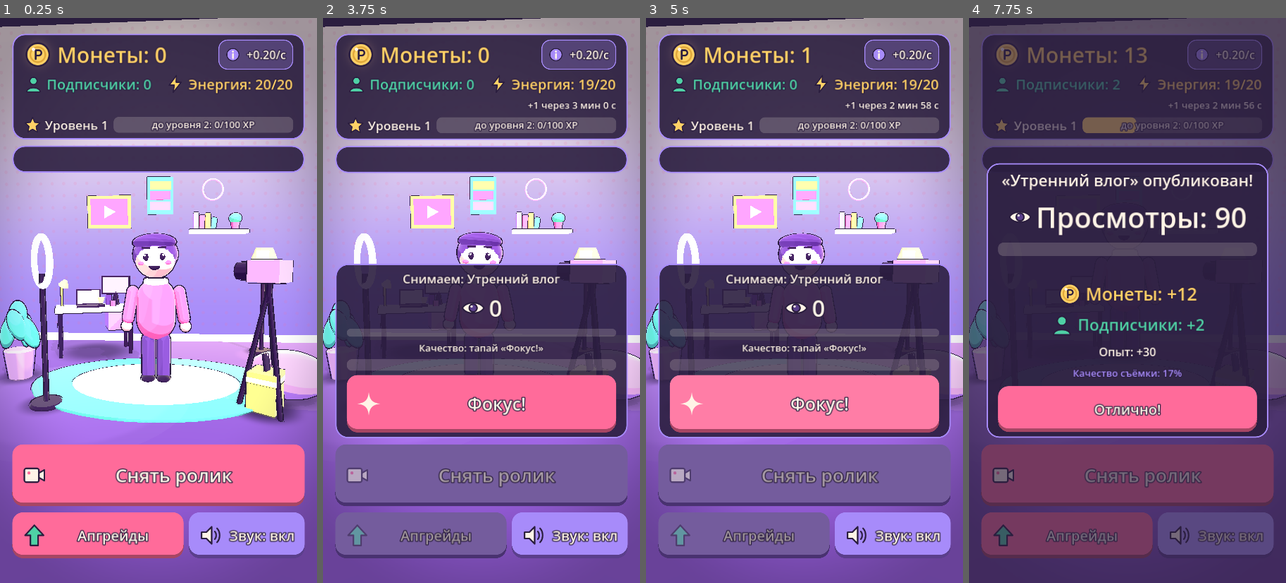
Above: before the commit, frames 1-4 (left to right).
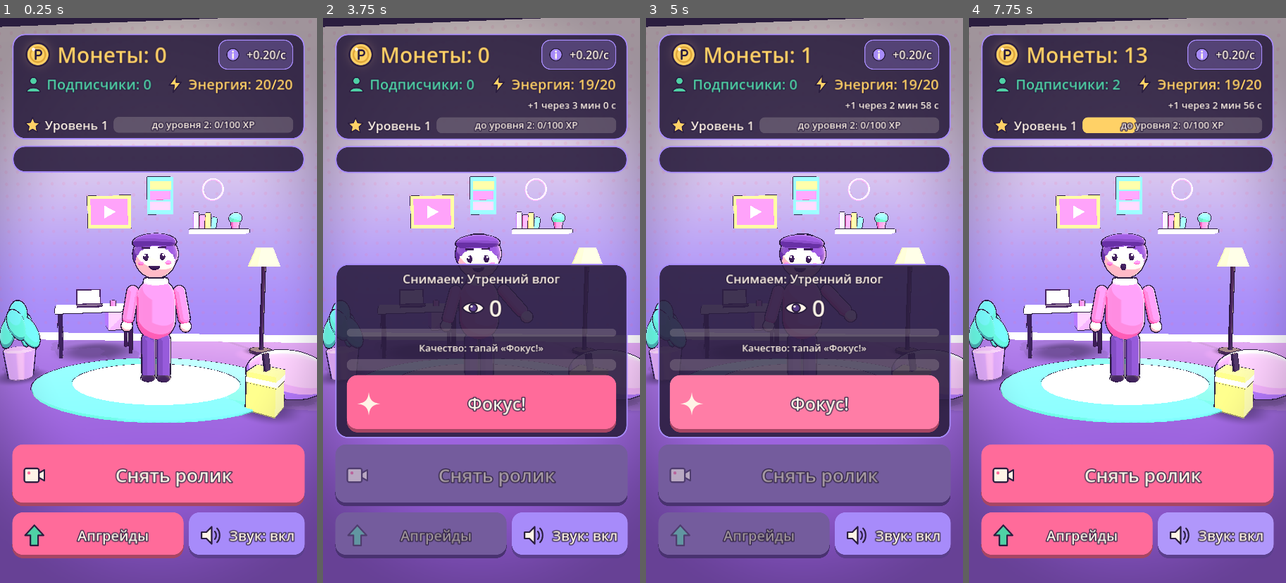
Above: after the commit, the same moments.

Repository: mcvadi777-code/clipstar
Game: Godot game, scene res://scenes/main.tscn
The game is run twice, just before and just after one commit, with the same random seed, the same clock (stepped at 60 frames per second) and the same inputs.
Inputs:
- Up to frame 1 (0.25 s): no input
- Up to frame 2 (3.75 s): click "+0.20/с" at 0.5 s; click "Снять ролик" at 1.25 s; click "Апгрейды" at 2 s; click "Звук: вкл" at 2.75 s; click "Утренний влог охват x1.0 · эн…" at 3.5 s
- Up to frame 3 (5 s): click "Фокус!" at 4.25 s
- Up to frame 4 (7.75 s): click "+0.20/с" at 5 s; click "Фокус!" at 5.75 s; click "Звук: вкл" at 6.5 s; click "Звук: выкл" at 7.25 s

The runs differ from the first frame. In frame 1, 3.6% of the frame differs, in the area x 1-94%, y 38-72%; in frame 2, 0.8%; in frame 3, 0.7%; in frame 4, 82%, in the area x 0-100%, y 0-100%.
Error before the commit: Invalid assignment of property or key 'material_override' with value of type 'StandardMaterial3D' on a base object of type 'null instance'. (res://scripts/stud…
Error after the commit: Invalid assignment of property or key 'text' with value of type 'String' on a base object of type 'null instance'. (res://scripts/ui/hud.gd:81)

Commit message:
step3: scripts/studio/studio.gd

Diff:
--- a/scripts/studio/studio.gd
+++ b/scripts/studio/studio.gd
@@ -1,60 +1,137 @@
 extends Node3D
-## 3D-студия из примитивов: Мира (капсула + сфера) за столом, камера на штативе, лампа «REC».
-## Анимации кодом: дыхание в простое, активная жестикуляция при съёмке, прыжок радости.
+## 3D-студия: свет, пропсы, Мира и визуальные уровни апгрейдов.
+##   camera: уровень 0 — телефон на коробке; с 1-го — камера на штативе, объектив растёт, с 3-го — накамерный свет.
+##   light:  с 1-го уровня — кольцевая лампа, с каждым уровнем ярче и сама лампа, и ключевой свет.
+##   desk:   стол шире с каждым уровнем; 2 — второй монитор, 3 — настольная лампа, 4 — колонки, 5 — кубок.
+## Сок: тряска камеры, вспышка, мигающая лампа REC, реакция Миры на итог ролика.
 
-@onready var _mira: Node3D = $Mira
-@onready var _head: MeshInstance3D = $Mira/Head
-@onready var _camera_rig: Node3D = $CameraRig
-@onready var _lens: MeshInstance3D = $CameraRig/Lens
-@onready var _rec_light: OmniLight3D = $RecLight
+const MiraScript := preload("res://scripts/studio/mira.gd")
 
-const LENS_COLORS: Array[Color] = [
-	Color(0.25, 0.25, 0.28), Color(0.2, 0.45, 0.85), Color(0.2, 0.75, 0.55),
-	Color(0.85, 0.65, 0.2), Color(0.9, 0.35, 0.25), Color(0.75, 0.3, 0.85), Color(1.0, 0.85, 0.3),
+@onready var _camera: Camera3D = $Camera3D
+@onready var _key_light: DirectionalLight3D = $KeyLight
+@onready var _mira: MiraScript = $Mira
+@onready var _phone_setup: Node3D = $CameraUpgrade/PhoneSetup
+@onready var _tripod: Node3D = $CameraUpgrade/Tripod
+@onready var _lens: Node3D = $CameraUpgrade/Tripod/Head/Lens
+@onready var _top_led: Node3D = $CameraUpgrade/Tripod/Head/TopLed
+@onready var _rec_phone: Node3D = $CameraUpgrade/PhoneSetup/RecDot
+@onready var _rec_tripod: Node3D = $CameraUpgrade/Tripod/Head/RecDot
+@onready var _rec_light: OmniLight3D = $CameraUpgrade/RecLight
+@onready var _ring_light: Node3D = $LightUpgrade/RingLight
+@onready var _ring_glow: OmniLight3D = $LightUpgrade/RingLight/Glow
+@onready var _ring_mesh: MeshInstance3D = $LightUpgrade/RingLight/Ring
+@onready var _desk: Node3D = $DeskUpgrade/Desk
+@onready var _desk_top: Node3D = $DeskUpgrade/Desk/Top
+@onready var _desk_extras: Array[Node3D] = [
+	$DeskUpgrade/Desk/Top/Monitor2, $DeskUpgrade/Desk/Top/DeskLamp,
+	$DeskUpgrade/Desk/Top/Speakers, $DeskUpgrade/Desk/Top/Trophy,
 ]
+@onready var _flash_light: OmniLight3D = $FlashLight
+
+const KEY_LIGHT_BASE: float = 1.0
+const KEY_LIGHT_PER_LEVEL: float = 0.02
 
 var _time: float = 0.0
 var _recording: bool = false
-var _mira_base_y: float = 0.0
-var _lens_material: StandardMaterial3D = StandardMaterial3D.new()
-var _jump_tween: Tween
+var _shake_strength: float = 0.0
+var _shake_time_left: float = 0.0
+var _shake_duration: float = 0.0
+var _ring_material: ShaderMaterial
+var _rng: RandomNumberGenerator = RandomNumberGenerator.new()
 
 
 func _ready() -> void:
-	_mira_base_y = _mira.position.y
-	_lens.material_override = _lens_material
-	_rec_light.visible = false
-	set_camera_level(0)
+	_rng.randomize()
+	_flash_light.light_energy = 0.0
+	var base_ring: Material = _ring_mesh.get_active_material(0)
+	if base_ring is ShaderMaterial:
+		_ring_material = (base_ring as ShaderMaterial).duplicate() as ShaderMaterial
+		_ring_mesh.material_override = _ring_material
+	set_recording(false)
+	for upgrade_id: String in ["camera", "light", "desk"]:
+		set_upgrade_level(upgrade_id, 0)
 
 
 func _process(delta: float) -> void:
 	_time += delta
-	var speed: float = 9.0 if _recording else 2.0
-	var amount: float = 0.06 if _recording else 0.025
-	_head.rotation.z = sin(_time * speed) * amount * 2.0
-	_mira.scale = Vector3.ONE * (1.0 + sin(_time * speed * 0.5) * amount * 0.4)
 	if _recording:
-		_rec_light.light_energy = 1.5 + sin(_time * 8.0) * 1.0
+		var blink: bool = fmod(_time, 1.0) < 0.6
+		_rec_light.light_energy = 1.2 if blink else 0.0
+		_rec_phone.visible = blink
+		_rec_tripod.visible = blink
+	if _shake_time_left > 0.0:
+		_shake_time_left -= delta
+		var k: float = clampf(_shake_time_left / maxf(_shake_duration, 0.001), 0.0, 1.0)
+		_camera.h_offset = _rng.randf_range(-1.0, 1.0) * _shake_strength * k
+		_camera.v_offset = _rng.randf_range(-1.0, 1.0) * _shake_strength * k
+	else:
+		_camera.h_offset = 0.0
+		_camera.v_offset = 0.0
+
+
+func mira() -> MiraScript:
+	return _mira
 
 
 func set_recording(value: bool) -> void:
 	_recording = value
-	_rec_light.visible = value
+	_rec_light.light_energy = 0.0
+	_rec_phone.visible = value
+	_rec_tripod.visible = value
+	_mira.set_talking(value)
 
 
-## Уровень апгрейда камеры: объектив растёт и меняет цвет.
-func set_camera_level(level: int) -> void:
-	var idx: int = clampi(level, 0, LENS_COLORS.size() - 1)
-	_lens_material.albedo_color = LENS_COLORS[idx]
-	_lens_material.metallic = 0.3 + 0.1 * float(idx)
-	_lens.scale = Vector3.ONE * (1.0 + 0.12 * float(idx))
-	_camera_rig.rotation.y = deg_to_rad(-8.0)
+func shake(strength: float, duration: float) -> void:
+	_shake_strength = maxf(strength, _shake_strength if _shake_time_left > 0.0 else 0.0)
+	_shake_duration = duration
+	_shake_time_left = duration
 
 
-func celebrate() -> void:
-	if _jump_tween != null and _jump_tween.is_valid():
-		_jump_tween.kill()
-	_mira.position.y = _mira_base_y
-	_jump_tween = create_tween()
-	_jump_tween.tween_property(_mira, "position:y", _mira_base_y + 0.35, 0.18).set_trans(Tween.TRANS_QUAD).set_ease(Tween.EASE_OUT)
-	_jump_tween.tween_property(_mira, "position:y", _mira_base_y, 0.25).set_trans(Tween.TRANS_BOUNCE).set_ease(Tween.EASE_OUT)
+## Вспышка в 3D: белый точечный свет у камеры, быстро гаснет.
+func flash(strength: float = 4.0) -> void:
+	_flash_light.light_energy = strength
+	var tween: Tween = create_tween()
+	tween.tween_property(_flash_light, "light_energy", 0.0, 0.35).set_trans(Tween.TRANS_EXPO).set_ease(Tween.EASE_OUT)
+
+
+## Реакция Миры на итог ролика.
+func react_to_result(result: Dictionary) -> void:
+	if bool(result.get("viral", false)):
+		_mira.dance_for(2.5)
+	elif bool(result.get("is_record", false)) or float(result.get("quality", 0.0)) >= 0.6:
+		_mira.play_emotion("happy")
+	elif float(result.get("quality", 0.0)) < 0.25:
+		_mira.play_emotion("sad")
+	else:
+		_mira.play_emotion("surprised")
+
+
+func set_upgrade_level(upgrade_id: String, level: int) -> void:
+	match upgrade_id:
+		"camera":
+			_phone_setup.visible = level <= 0
+			_tripod.visible = level >= 1
+			_lens.scale = Vector3.ONE * (1.0 + 0.12 * float(maxi(level - 1, 0)))
+			_top_led.visible = level >= 3
+		"light":
+			_ring_light.visible = level >= 1
+			_ring_glow.light_energy = 0.12 + 0.07 * float(level)
+			if _ring_material != null:
+				_ring_material.set_shader_parameter("emission_strength", 0.5 + 0.15 * float(level))
+			_key_light.light_energy = KEY_LIGHT_BASE + KEY_LIGHT_PER_LEVEL * float(level)
+		"desk":
+			_desk_top.scale = Vector3(1.0 + 0.12 * float(level), 1.0, 1.0 + 0.05 * float(level))
+			for i: int in _desk_extras.size():
+				_desk_extras[i].visible = level >= i + 2
+				_desk_extras[i].scale = Vector3(1.0 / _desk_top.scale.x, 1.0, 1.0 / _desk_top.scale.z)
+
+
+## Показ апгрейда: Мира машет, предмет подпрыгивает.
+func celebrate_upgrade(upgrade_id: String) -> void:
+	_mira.play_emotion("wave")
+	var target: Node3D = _tripod if upgrade_id == "camera" else (_ring_light if upgrade_id == "light" else _desk)
+	var base_scale: Vector3 = Vector3.ONE
+	var tween: Tween = create_tween()
+	tween.tween_property(target, "scale", base_scale * 1.15, 0.1).set_trans(Tween.TRANS_QUAD).set_ease(Tween.EASE_OUT)
+	tween.tween_property(target, "scale", base_scale, 0.35).set_trans(Tween.TRANS_ELASTIC).set_ease(Tween.EASE_OUT)
+	shake(0.04, 0.25)
